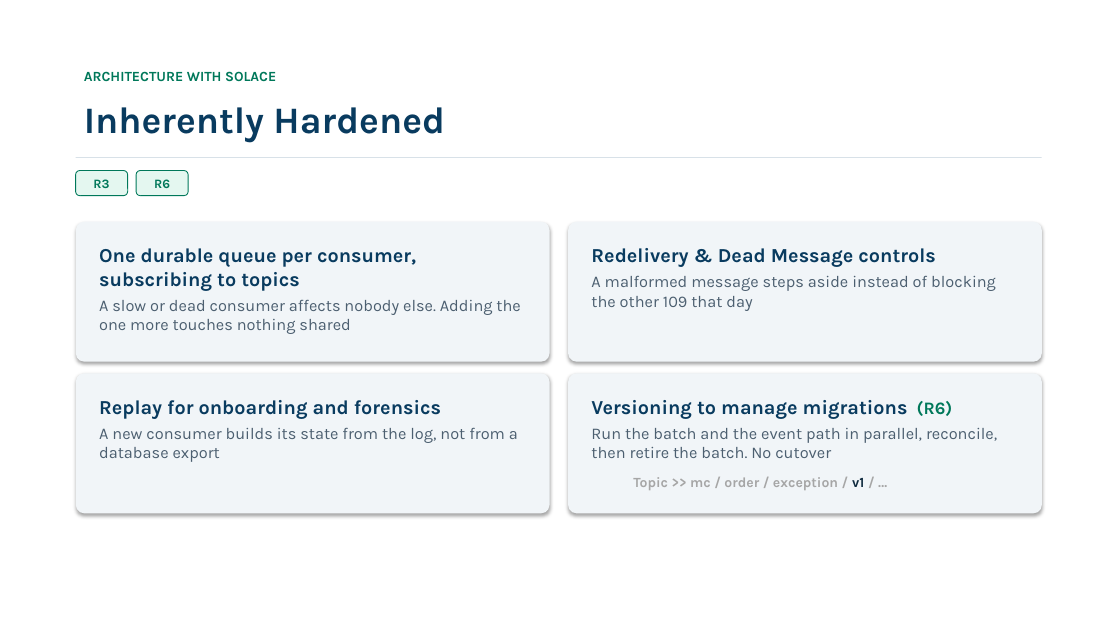
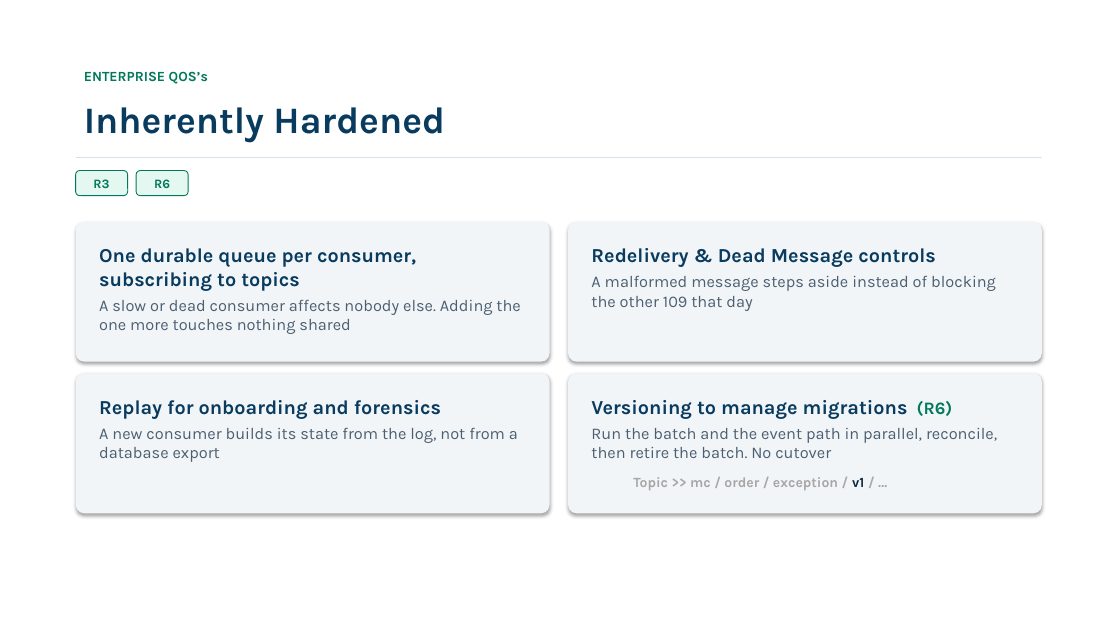
Before and after one commit to aaugust/solace-order-exceptions, a slide deck: slide 10 of presentation/Solace-Demo-Meridian-2026-09-04.pptx. Drawn at 1120x630 pixels with LibreOffice and Linux fonts; fonts in the diff are those of the drawing. Boxes give left, top, right and bottom in pixels: in the first picture for what was removed or moved away, otherwise in the second. Text is boxed around its words. In the diff, an @@ line names an element or a change of style, - is before the commit and + after.

```diff
--- a/presentation/Solace-Demo-Meridian-2026-09-04.pptx
+++ b/presentation/Solace-Demo-Meridian-2026-09-04.pptx
@@ text at bbox=[84, 71, 208, 84]: text changed @@
-ARCHITECTURE WITH SOLACE
+ENTERPRISE QOS’s
```
Also in this commit, not shown: 5 other slides changed, 6 other files.
